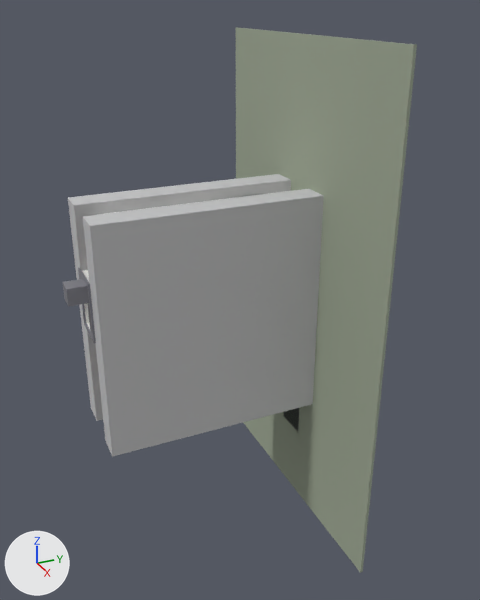
Before and after pictures for a commit that changed the glTF model deliverables/contractor-as-drawn/gltf/contractor-as-drawn.glb.
The view is the same before and after, from a camera (50 mm lens) standing at (63.6, -34.8, 43.4) and looking at (3.7, -7.8, 13.5). The axes (+X, +Y, +Z) are drawn at lower left. The lights are the same throughout. The picture after the commit comes second.

In view in the first picture: 'ground', 'neighbour_east', 'neighbour_west', 'street', 'structure_0' and 5 more.
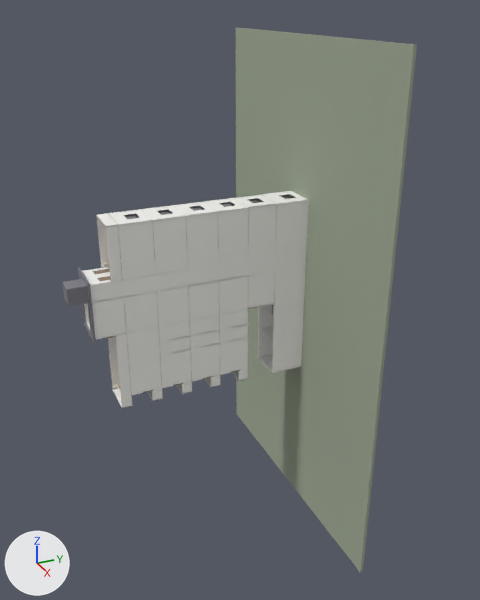
Scene script edits in JSON lines:
```json
{"op": "remove", "block": "ob_neighbour_west", "code": ["ob_neighbour_west = bpy.data.objects.new('neighbour_west', me_neighbour_west)", "ob_neighbour_west.location = (0.0, 0.0, 0.0)"]}
{"op": "remove", "block": "ob_neighbour_east", "code": ["ob_neighbour_east = bpy.data.objects.new('neighbour_east', me_neighbour_east)", "ob_neighbour_east.location = (0.0, 0.0, 0.0)"]}
{"op": "remove", "block": "ob_street", "code": ["ob_street = bpy.data.objects.new('street', me_street)", "ob_street.location = (0.0, 0.0, 0.0)"]}
```

Pixel boxes [x1, y1, x2, y2] of what changed, in the pictures (480 x 600 px):
```json
{"object": "neighbour_east", "change": "deleted", "before": [83, 189, 324, 457]}
{"object": "neighbour_west", "change": "deleted", "before": [68, 174, 291, 421]}
{"object": "street", "change": "deleted", "before": [284, 408, 299, 432]}
{"object": "wall_F1_W012_0", "change": "unchanged, uncovered by the edit", "after": [248, 204, 276, 260]}
{"object": "wall_F5_W014_0", "change": "unchanged, uncovered by the edit", "after": [118, 220, 155, 265]}
{"object": "wall_F4_W016_0", "change": "unchanged, uncovered by the edit", "after": [153, 215, 187, 260]}
{"object": "wall_F3_W016_0", "change": "unchanged, uncovered by the edit", "after": [186, 211, 218, 255]}
```
